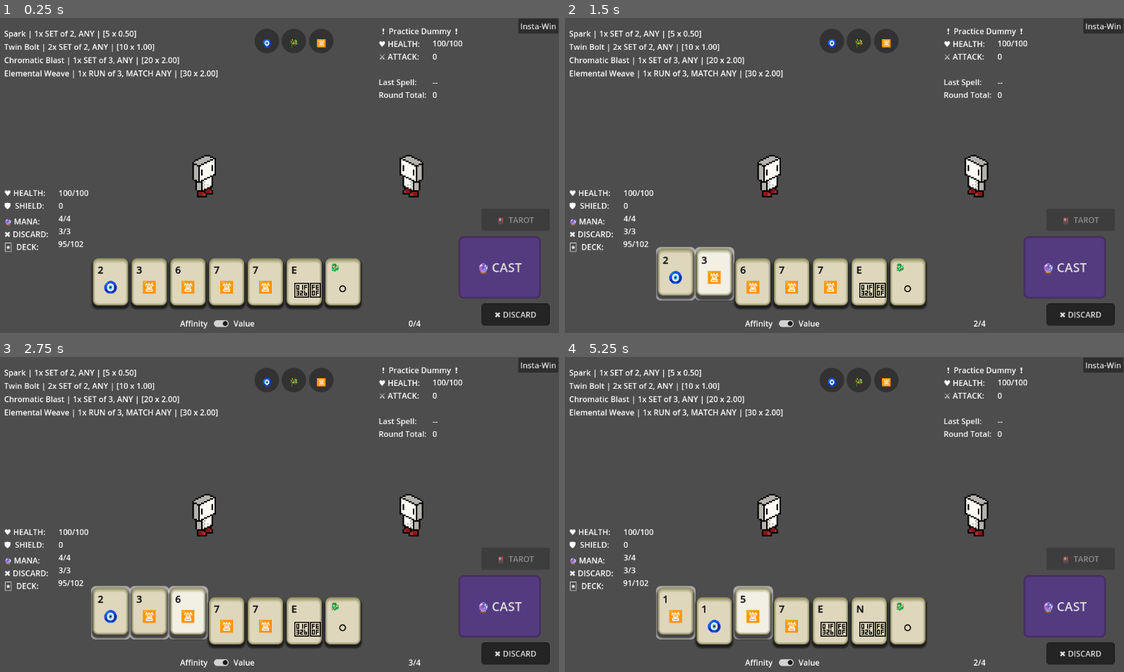
Above: before the commit, frames 1-4 (two rows, left to right).
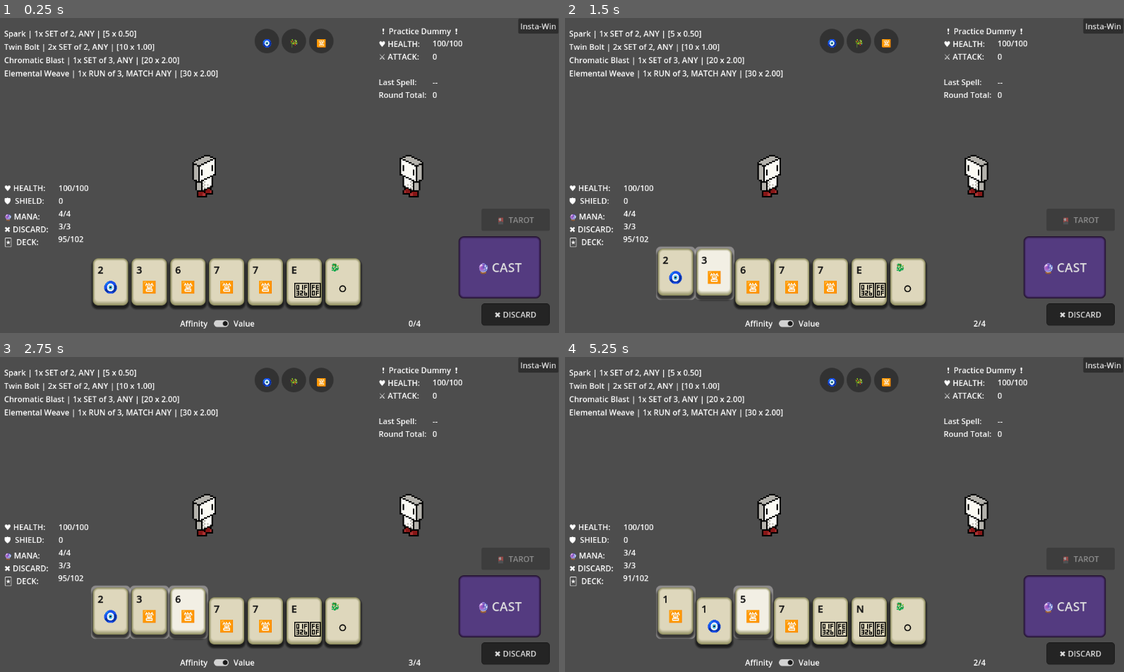
Above: after the commit, the same moments.

Repository: itsdotnickscott/wizard_card_game
Game: Godot game, scene res://scenes/map.tscn
Two runs of this game, one before a commit and one after it. Both use one fixed random seed, a clock stepped at 60 frames per second and the inputs below.
Inputs:
- Up to frame 1 (0.25 s): no input
- Up to frame 2 (1.5 s): click "2" at 0.5 s; click "3" at 1.25 s
- Up to frame 3 (2.75 s): click "6" at 2 s
- Up to frame 4 (5.25 s): click "7" at 2.75 s; click "🔮 CAST" at 3.5 s; click "1" at 4.25 s; click "5" at 5 s

The runs differ from the first frame. In frame 1, 1.6% of the frame differs, in the area x 0-97%, y 53-91%; in frame 2, 1.8%; in frame 3, 1.8%; in frame 4, 1.8%.

Commit message:
visual update
cards look cute and some buttons have color

Diff:
--- a/scenes/battle_ui.tscn
+++ b/scenes/battle_ui.tscn
@@ -46,12 +46,14 @@
 border_width_top = 5
 border_width_right = 5
 border_width_bottom = 5
-border_color = Color(0.26814, 0.155801, 0.348471, 1)
+border_color = Color(0.137255, 0.0666667, 0.184314, 1)
 border_blend = true
 corner_radius_top_left = 10
 corner_radius_top_right = 10
 corner_radius_bottom_right = 10
 corner_radius_bottom_left = 10
+
+[sub_resource type="StyleBoxEmpty" id="StyleBoxEmpty_qbp5u"]
 
 [sub_resource type="StyleBoxFlat" id="StyleBoxFlat_bbar1"]
 bg_color = Color(0.440353, 6.55781e-07, 4.81308e-08, 1)
@@ -131,9 +133,9 @@
 [node name="PlayerStats" type="Label" parent="."]
 layout_mode = 0
 offset_left = 20.0
-offset_top = 345.0
+offset_top = 335.0
 offset_right = 230.0
-offset_bottom = 472.0
+offset_bottom = 462.0
 text = "♥ HEALTH:
 🛡  SHIELD:
 🔮 MANA:
@@ -346,6 +348,7 @@
 offset_top = 582.0
 offset_right = 1133.0
 offset_bottom = 627.0
+theme_override_styles/focus = SubResource("StyleBoxEmpty_qbp5u")
 theme_override_styles/hover = SubResource("StyleBoxFlat_bbar1")
 theme_override_styles/pressed = SubResource("StyleBoxFlat_polue")
 theme_override_styles/normal = SubResource("StyleBoxFlat_pgk48")
--- a/scenes/card_ui.tscn
+++ b/scenes/card_ui.tscn
@@ -3,7 +3,7 @@
 [ext_resource type="Script" path="res://scripts/card_ui.gd" id="1_obmbc"]
 
 [sub_resource type="StyleBoxFlat" id="StyleBoxFlat_0j5ra"]
-bg_color = Color(0.94, 0.921513, 0.9212, 0.584314)
+bg_color = Color(0.94, 0.921513, 0.9212, 0.392157)
 corner_radius_top_left = 10
 corner_radius_top_right = 10
 corner_radius_bottom_right = 10
@@ -12,24 +12,26 @@
 [sub_resource type="StyleBoxEmpty" id="StyleBoxEmpty_sbj34"]
 
 [sub_resource type="StyleBoxFlat" id="StyleBoxFlat_ghf1b"]
-bg_color = Color(0.633171, 0.594949, 0.44337, 1)
+bg_color = Color(0.693165, 0.65492, 0.502883, 1)
 border_width_left = 5
-border_width_top = 10
+border_width_top = 5
 border_width_right = 5
-border_width_bottom = 5
-border_color = Color(0.270479, 0.267822, 0.158831, 1)
+border_width_bottom = 10
+border_color = Color(0.405501, 0.401986, 0.252353, 1)
 border_blend = true
 corner_radius_top_left = 10
 corner_radius_top_right = 10
 corner_radius_bottom_right = 10
 corner_radius_bottom_left = 10
+shadow_size = 5
+shadow_offset = Vector2(0, 5)
 
 [sub_resource type="StyleBoxFlat" id="StyleBoxFlat_xge0b"]
 bg_color = Color(0.947591, 0.936826, 0.892119, 1)
 border_width_left = 5
-border_width_top = 10
+border_width_top = 5
 border_width_right = 5
-border_width_bottom = 5
+border_width_bottom = 10
 border_color = Color(0.556863, 0.552941, 0.368627, 1)
 border_blend = true
 corner_radius_top_left = 10
@@ -42,9 +44,9 @@
 [sub_resource type="StyleBoxFlat" id="StyleBoxFlat_j56dn"]
 bg_color = Color(0.869624, 0.842049, 0.738809, 1)
 border_width_left = 5
-border_width_top = 10
+border_width_top = 5
 border_width_right = 5
-border_width_bottom = 5
+border_width_bottom = 10
 border_color = Color(0.557998, 0.551859, 0.369364, 1)
 border_blend = true
 corner_radius_top_left = 10
@@ -67,9 +69,9 @@
 z_index = -1
 layout_mode = 0
 offset_left = -4.0
-offset_top = -3.0
+offset_top = -4.0
 offset_right = 77.0
-offset_bottom = 106.0
+offset_bottom = 105.0
 theme_override_styles/panel = SubResource("StyleBoxFlat_0j5ra")
 
 [node name="Button" type="Button" parent="."]
--- a/scripts/analysis.gd
+++ b/scripts/analysis.gd
@@ -86,8 +86,8 @@
 ## Sorts [member Player.hand] by [member Card.rank] if [param by_rank] is [code]true[/code].
 ## Otherwise, it sorts it by [member Card.affinity]. Modifies the existing [Array].
 static func sort_cards(cards: Array[Card], by_rank: bool) -> void:
-	var asc_value := func(a: Card, b: Card) -> int:
-		if not by_rank or (a.type == Card.Type.DRAGON and b.type == Card.Type.DRAGON):
+	var asc_rank := func(a: Card, b: Card) -> int:
+		if a.type == Card.Type.DRAGON and b.type == Card.Type.DRAGON:
 			return a.affinity < b.affinity
 		else:
 			if a.type == Card.Type.WIND and b.type == Card.Type.WIND:
@@ -95,7 +95,14 @@
 			else:
 				return a.rank < b.rank
 
-	cards.sort_custom(asc_value)
+	var asc_aff := func(a: Card, b: Card) -> int:
+		return a.affinity < b.affinity
+
+	cards.sort_custom(asc_rank)
+
+	if not by_rank:
+		cards.sort_custom(asc_aff)
+
 
 
 ## Prints various important info of a [param spell] onto the console.
--- a/scripts/battle_ui.gd
+++ b/scripts/battle_ui.gd
@@ -90,6 +90,7 @@
 
 	# Delete current buttons
 	for child in player_hand_ui.get_children():
+		_on_card_update_selected(child, false)
 		# remove_child is used instead of queue_free because Cards need to stay alive in player hand
 		child.queue_free()
 
Not shown: 1 places in scenes/battle_ui.tscn that only renumber resources
